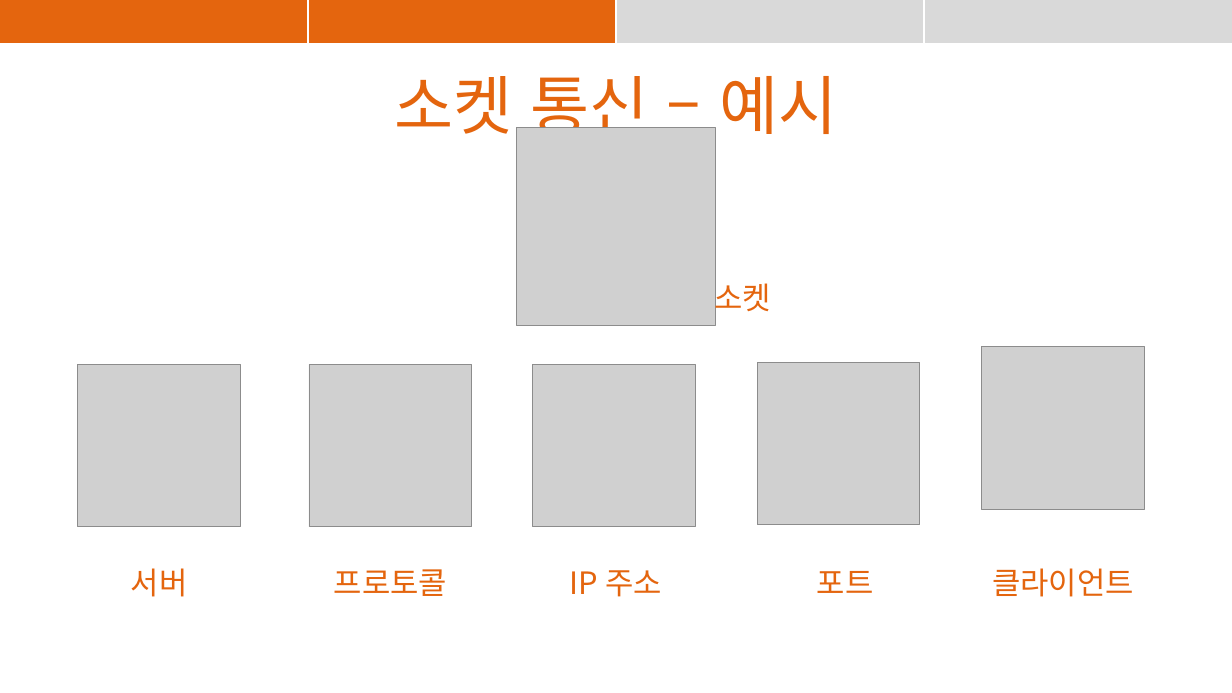
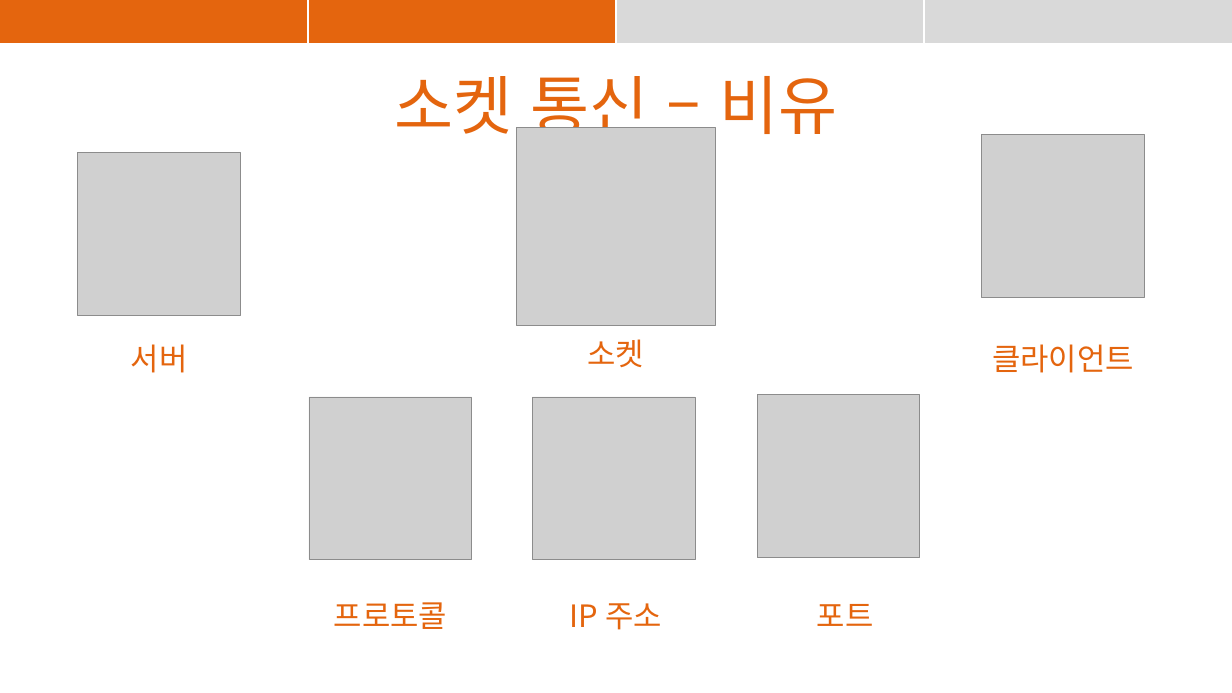
Before and after one commit to suyons/strangechat, a slide deck: slide 8 of StrangeChat_PPT.pptx. Drawn at 1232x693 pixels with LibreOffice and Linux fonts; fonts in the diff are those of the drawing; grey boxes stand for pictures. Boxes give left, top, right and bottom in pixels: in the first picture for what was removed or moved away, otherwise in the second. Text is boxed around its words. In the diff, an @@ line names an element or a change of style, - is before the commit and + after.

Commit message:
발표자료 추가 수정

```diff
--- a/StrangeChat_PPT.pptx
+++ b/StrangeChat_PPT.pptx
@@ text at bbox=[394, 76, 837, 145]: text changed @@
-소켓 통신 – 예시
+소켓 통신 – 비유
@@ picture: place and size @@
-picture at bbox=[982, 347, 1144, 509]
+picture at bbox=[982, 135, 1144, 298]
@@ picture: place and size @@
-picture at bbox=[78, 364, 240, 527]
+picture at bbox=[78, 152, 240, 315]
@@ text "서버": place and size @@
-text "서버" at bbox=[131, 568, 188, 597]
+text "서버" at bbox=[131, 344, 188, 373]
@@ text "소켓" rewrapped from bbox=[714, 277, 771, 317] to bbox=[588, 339, 645, 367] @@
@@ text "클라이언트": place and size @@
-text "클라이언트" at bbox=[992, 568, 1134, 597]
+text "클라이언트" at bbox=[992, 344, 1134, 373]
@@ 3 pictures, 3 texts: place and size @@
-3 pictures, 3 texts at bbox=[309, 362, 920, 597]
+3 pictures, 3 texts at bbox=[309, 395, 920, 630]
```
